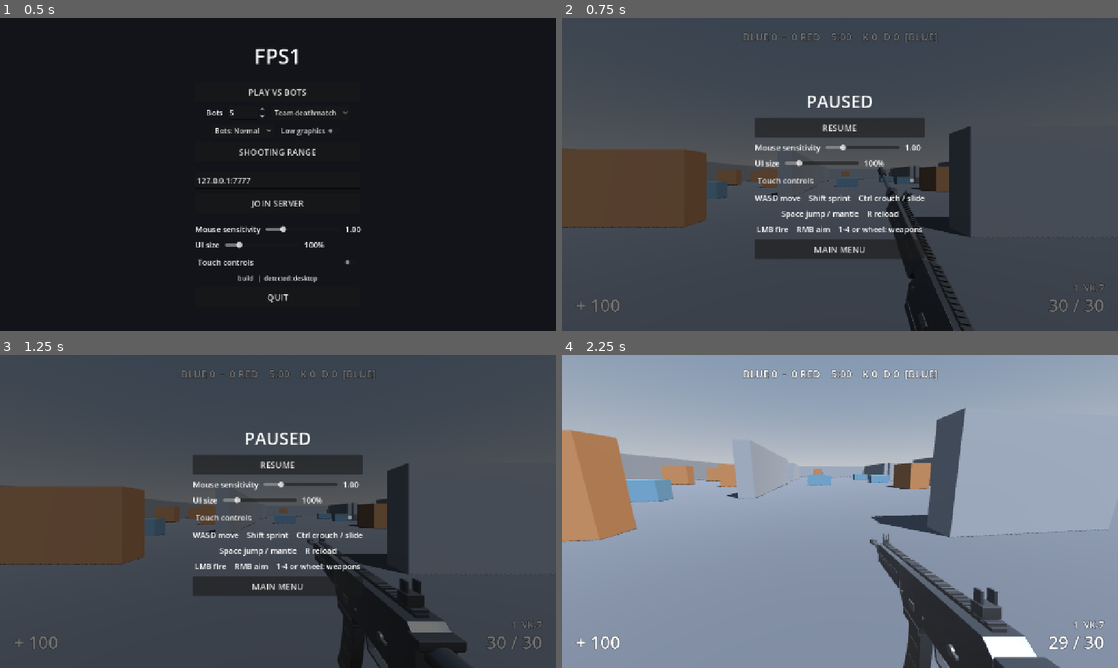
Above: before the commit, frames 1-4 (two rows, left to right).
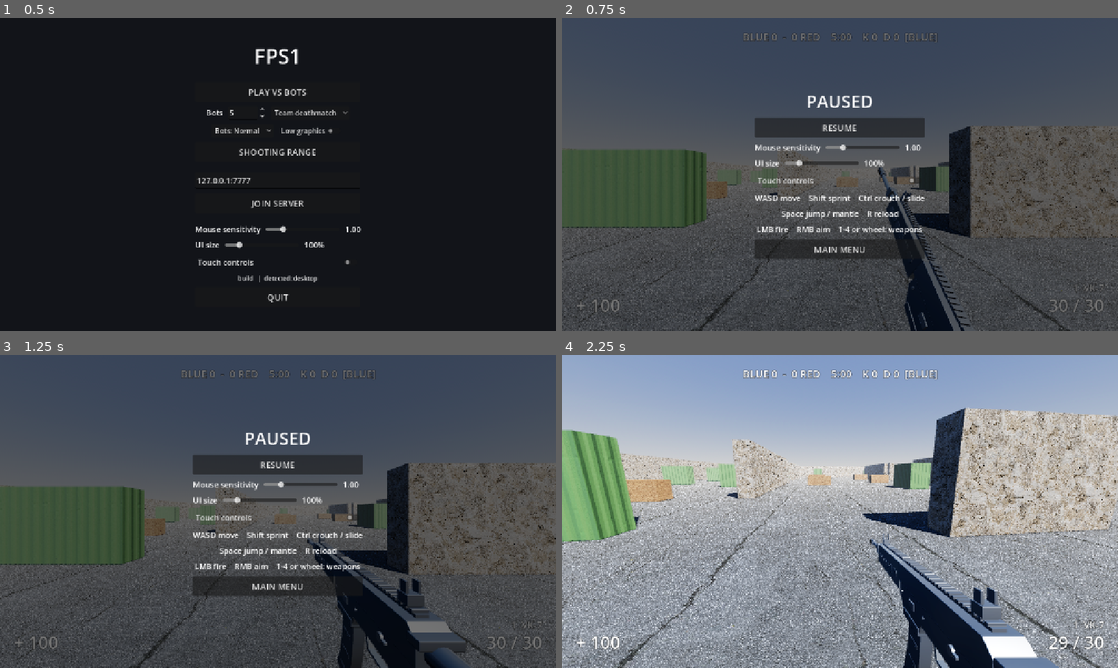
Above: after the commit, the same moments.

Repository: kosj/fps1
Game: Godot game, scene res://game/main.tscn
Same seed, same stepped clock (60 frames per second), same inputs: the game is played once before the commit and once after it.
Inputs (mouse positions are in pixels of both pictures, inside the frame that each line leads up to):
- Up to frame 1 (0.5 s): no input
- Up to frame 2 (0.75 s): click "PLAY VS BOTS" at 0.5 s
- Up to frame 3 (1.25 s): no input
- Up to frame 4 (2.25 s): click "RESUME" at 1.25 s; tap Enter at 2 s; move the mouse to (867, 511) at 2.02 s; hold W (move_forward) from 2.03 s (still down); right-click (867, 511) at 2.1 s; click (867, 511) at 2.17 s

Frame 1 is identical in both runs. In frame 2, 10% of the frame differs, in the area x 0-100%, y 34-100%; in frame 3, 10%; in frame 4, 51%, in the area x 0-100%, y 16-100%.

Commit message:
Map: Poly Haven CC0 materials (triplanar), lighting and sky; brighter weapon materials
Co-Authored-By: Claude Fable 5.2 <noreply@anthropic.com>
Claude-Session: https://claude.ai/code/session_01AU5XTYvP8kqhP5guiFZ1PH

Diff:
--- /dev/null
+++ b/game/world/surfaces.gd
@@ -0,0 +1,44 @@
+extends RefCounted
+## 맵 표면 재질 모음. 상자 크기와 상관없이 무늬 크기가 일정하도록 월드 기준 트라이플래너로 입힌다.
+## 텍스처는 maps/textures의 Poly Haven CC0 세트(색, 노멀, AO/러프니스/메탈릭)를 쓴다.
+
+const Settings := preload("res://game/core/settings.gd")
+const TEXTURE_DIR := "res://maps/textures/"
+## 종류별 [텍스처 접두어, 1m당 반복 수, 색조].
+const KINDS := {
+	"floor": ["asphalt_02", 0.25, Color(0.85, 0.85, 0.88)],
+	"wall": ["cracked_concrete_wall", 0.45, Color(0.62, 0.62, 0.64)],
+	"container": ["container_side", 0.4, Color(0.7, 0.78, 0.72)],
+	"crate": ["plywood", 0.6, Color(0.95, 0.9, 0.8)],
+}
+
+static var _cache := {}
+
+
+static func material(kind: String) -> StandardMaterial3D:
+	if _cache.has(kind):
+		return _cache[kind]
+	var spec: Array = KINDS[kind]
+	var prefix: String = TEXTURE_DIR + str(spec[0])
+	var result := StandardMaterial3D.new()
+	result.albedo_color = spec[2]
+	result.albedo_texture = load(prefix + "_diff.jpg")
+	result.uv1_triplanar = true
+	result.uv1_world_triplanar = true
+	result.uv1_scale = Vector3.ONE * float(spec[1])
+	result.roughness = 1.0
+	# 낮은 그래픽 설정에서는 색 텍스처만 쓴다(휴대폰 브라우저의 메모리와 속도).
+	if not Settings.low_graphics():
+		var arm: Texture2D = load(prefix + "_arm.jpg")
+		result.normal_enabled = true
+		result.normal_texture = load(prefix + "_nor.jpg")
+		result.ao_enabled = true
+		result.ao_texture = arm
+		result.ao_texture_channel = BaseMaterial3D.TEXTURE_CHANNEL_RED
+		result.roughness_texture = arm
+		result.roughness_texture_channel = BaseMaterial3D.TEXTURE_CHANNEL_GREEN
+		result.metallic = 1.0
+		result.metallic_texture = arm
+		result.metallic_texture_channel = BaseMaterial3D.TEXTURE_CHANNEL_BLUE
+	_cache[kind] = result
+	return result
--- a/maps/depot/depot.gd
+++ b/maps/depot/depot.gd
@@ -9,11 +9,13 @@
 ##   tests/smoke/map_check가 모든 연결이 실제로 막혀 있지 않은지 검사한다.
 
 const WALL_HEIGHT := 4.0
-const WALL_COLOR := Color(0.42, 0.44, 0.47)
-const TALL_COLOR := Color(0.5, 0.36, 0.24)
-const LOW_COLOR := Color(0.3, 0.42, 0.5)
+const Surfaces := preload("res://game/world/surfaces.gd")
+## 구조물 종류. game/world/surfaces.gd의 재질 이름이다.
+const WALL_COLOR := "wall"
+const TALL_COLOR := "container"
+const LOW_COLOR := "crate"
 
-## 절반(z > 0)의 구조물. 각 항목은 [중심, 크기, 색].
+## 절반(z > 0)의 구조물. 각 항목은 [중심, 크기, 재질 종류].
 const HALF_BOXES := [
 	# 통로를 나누는 벽
 	[Vector3(-10.0, 1.75, 14.0), Vector3(1.0, 3.5, 16.0), WALL_COLOR],
@@ -82,7 +84,8 @@
 
 
 func _ready() -> void:
-	_sun.rotation_degrees = Vector3(-55.0, 40.0, 0.0)
+	_sun.rotation_degrees = Vector3(-48.0, 35.0, 0.0)
+	($Floor/Mesh as MeshInstance3D).material_override = Surfaces.material("floor")
 	_add_box(Vector3(-30.5, WALL_HEIGHT / 2.0, 0.0), Vector3(1.0, WALL_HEIGHT, 82.0), WALL_COLOR)
 	_add_box(Vector3(30.5, WALL_HEIGHT / 2.0, 0.0), Vector3(1.0, WALL_HEIGHT, 82.0), WALL_COLOR)
 	_add_box(Vector3(0.0, WALL_HEIGHT / 2.0, -40.5), Vector3(62.0, WALL_HEIGHT, 1.0), WALL_COLOR)
@@ -148,10 +151,8 @@
 	return Vector3(-point.x, point.y, -point.z)
 
 
-func _add_box(center: Vector3, size: Vector3, color: Color) -> void:
-	var material := StandardMaterial3D.new()
-	material.albedo_color = color
-	material.roughness = 0.85
+func _add_box(center: Vector3, size: Vector3, kind: String) -> void:
+	var material := Surfaces.material(kind)
 	var body := StaticBody3D.new()
 	body.position = center
 	var mesh := BoxMesh.new()
--- a/maps/depot/depot.tscn
+++ b/maps/depot/depot.tscn
@@ -3,6 +3,11 @@
 [ext_resource type="Script" path="res://maps/depot/depot.gd" id="1_map"]
 
 [sub_resource type="ProceduralSkyMaterial" id="sky_material"]
+sky_top_color = Color(0.24, 0.38, 0.62, 1)
+sky_horizon_color = Color(0.78, 0.76, 0.72, 1)
+ground_bottom_color = Color(0.18, 0.17, 0.16, 1)
+ground_horizon_color = Color(0.72, 0.7, 0.67, 1)
+sun_angle_max = 12.0
 
 [sub_resource type="Sky" id="sky"]
 sky_material = SubResource("sky_material")
@@ -10,7 +15,25 @@
 [sub_resource type="Environment" id="environment"]
 background_mode = 2
 sky = SubResource("sky")
-tonemap_mode = 2
+ambient_light_source = 3
+ambient_light_sky_contribution = 0.9
+ambient_light_energy = 0.9
+tonemap_mode = 3
+tonemap_exposure = 1.05
+tonemap_white = 6.0
+ssao_enabled = true
+ssao_radius = 1.2
+ssao_intensity = 2.2
+glow_enabled = true
+glow_intensity = 0.35
+glow_bloom = 0.05
+fog_enabled = true
+fog_light_color = Color(0.72, 0.74, 0.78, 1)
+fog_density = 0.004
+fog_sky_affect = 0.2
+adjustment_enabled = true
+adjustment_contrast = 1.08
+adjustment_saturation = 1.05
 
 [sub_resource type="StandardMaterial3D" id="floor_material"]
 albedo_color = Color(0.27, 0.28, 0.3, 1)
@@ -29,7 +52,12 @@
 environment = SubResource("environment")
 
 [node name="Sun" type="DirectionalLight3D" parent="."]
+light_color = Color(1, 0.95, 0.86, 1)
+light_energy = 1.6
 shadow_enabled = true
+shadow_bias = 0.04
+shadow_blur = 1.5
+directional_shadow_max_distance = 90.0
 
 [node name="Floor" type="StaticBody3D" parent="."]
 transform = Transform3D(1, 0, 0, 0, 1, 0, 0, 0, 1, 0, -0.5, 0)
Binary file changed: game/weapons/models/rifle_vk7.glb
Binary file changed: game/weapons/models/shotgun_m90.glb
Binary file changed: game/weapons/models/smg_kestrel.glb
Binary file changed: game/weapons/models/sniper_lr12.glb
Binary file added: maps/textures/asphalt_02_arm.jpg
Not shown, added: maps/textures/asphalt_02_arm.jpg.import
Binary file added: maps/textures/asphalt_02_diff.jpg
Not shown, added: maps/textures/asphalt_02_diff.jpg.import
Binary file added: maps/textures/asphalt_02_nor.jpg
Not shown, added: maps/textures/asphalt_02_nor.jpg.import
Binary file added: maps/textures/container_side_arm.jpg
Not shown, added: maps/textures/container_side_arm.jpg.import
(and 16 more such lines)
